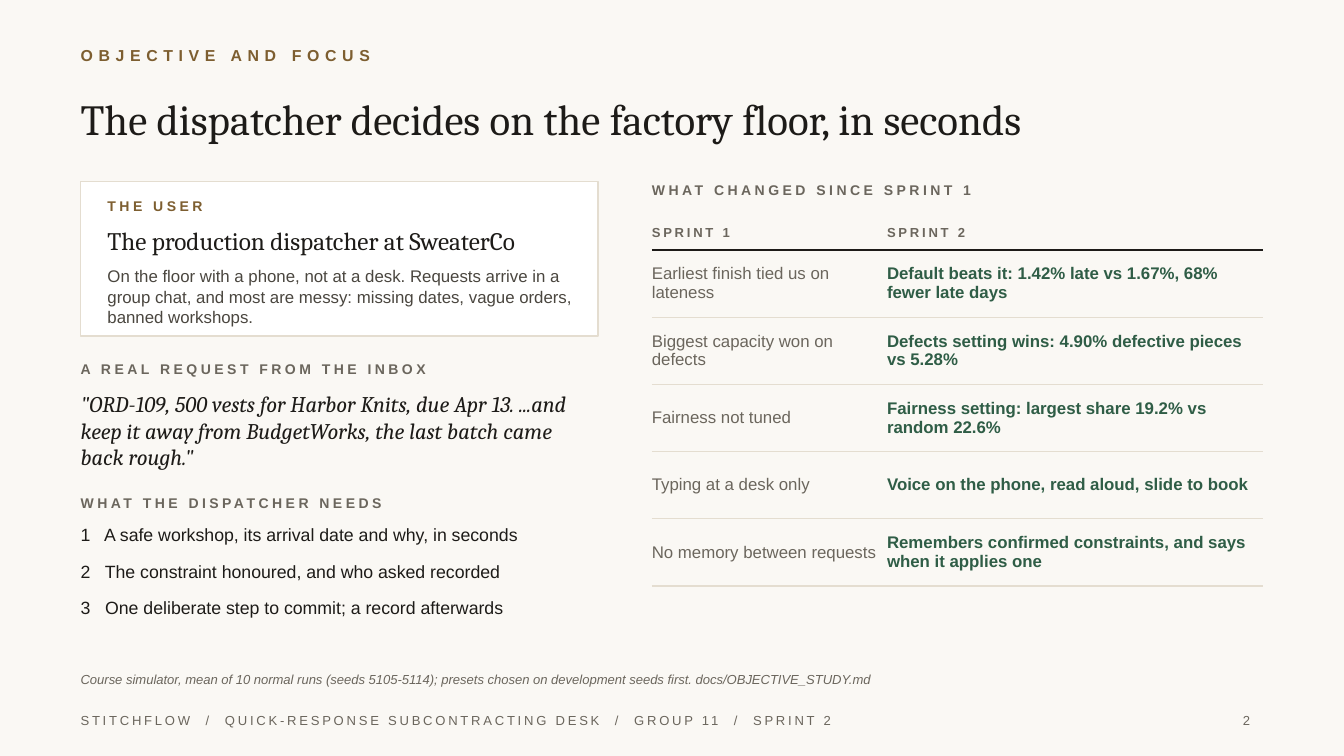
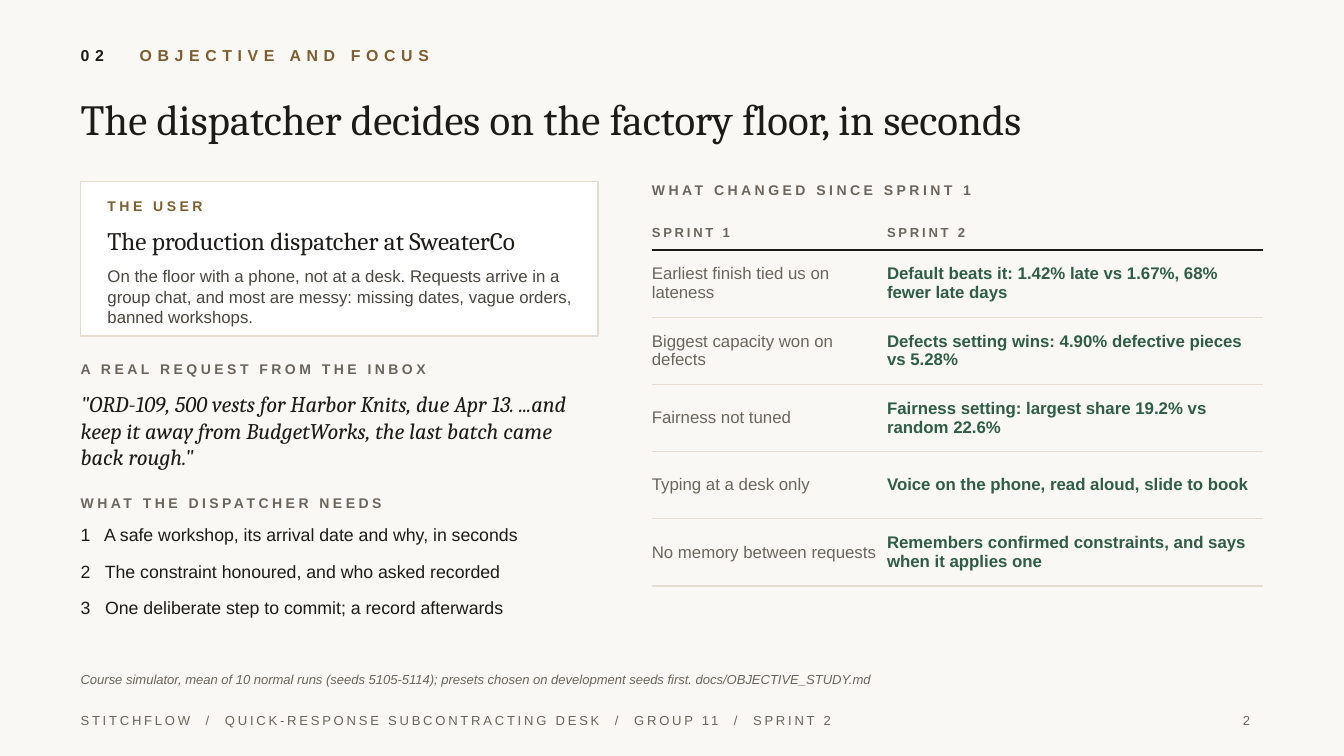
Before and after one commit to JoshuaGloor/dss5105-capstone-project, a slide deck: slide 2 of docs/slides/Presentation_Group11_Sprint2.pptx. Drawn at 1344x756 pixels with LibreOffice and Linux fonts; fonts in the diff are those of the drawing. Boxes give left, top, right and bottom in pixels: in the first picture for what was removed or moved away, otherwise in the second. Text is boxed around its words. In the diff, an @@ line names an element or a change of style, - is before the commit and + after.

```diff
--- a/docs/slides/Presentation_Group11_Sprint2.pptx
+++ b/docs/slides/Presentation_Group11_Sprint2.pptx
@@ text at (x1=81, y1=50, x2=429, y2=61): text changed @@
-OBJECTIVE AND FOCUS
+02 OBJECTIVE AND FOCUS
```
Also in this commit, not shown: 5 other slides changed, 3 other files.
